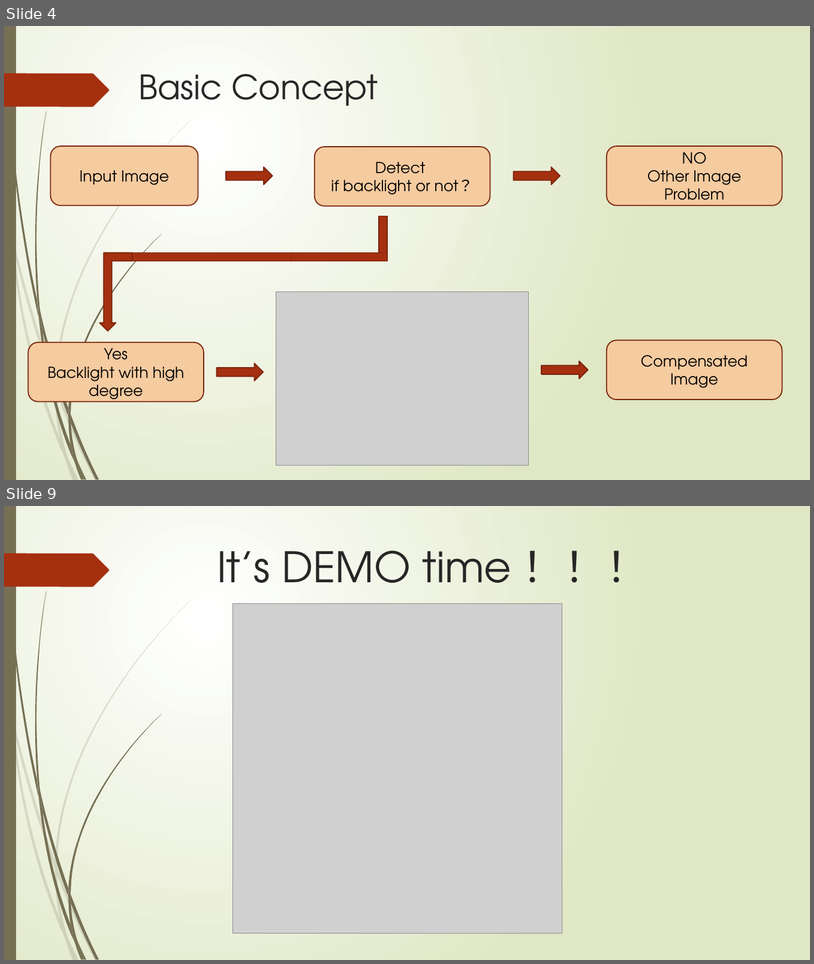
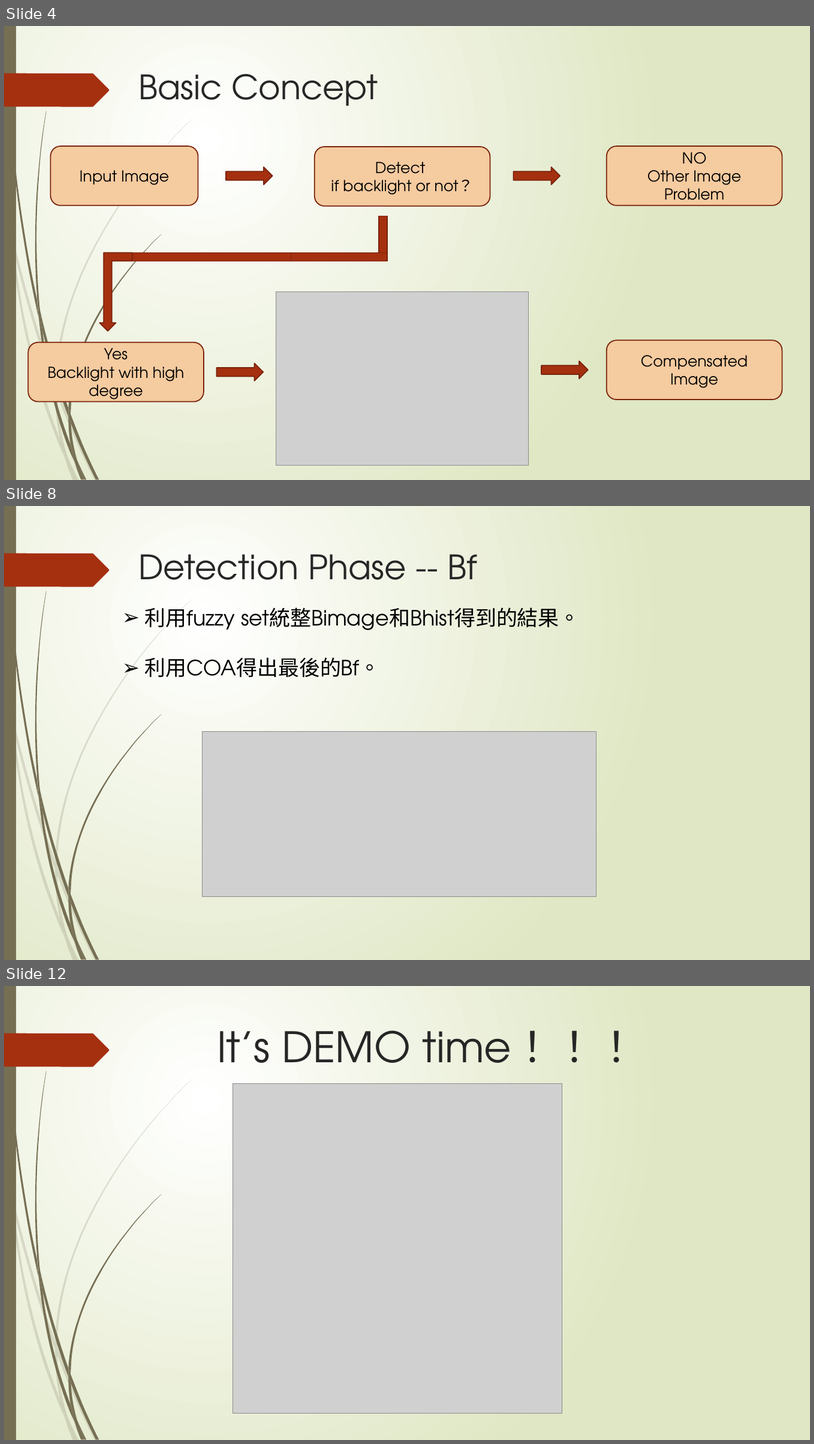
Before and after one commit to tedio85/Image-Processing-Final, a slide deck: DIP – Final Project.pptx. Shown one above the other, each under a label of ours: slides 4 and 9 before the commit, slides 4, 8 and 12 after it; the slides between them are not shown. The pictures are 814x964 and 814x1444 pixels, drawn with LibreOffice and Linux fonts; fonts in the diff are those of the drawing; grey boxes stand for pictures. Boxes give left, top, right and bottom in pixels: in the first picture for what was removed or moved away, otherwise in the second. Text is boxed around its words. In the diff, an @@ line names an element or a change of style, - is before the commit and + after.

```diff
--- a/DIP – Final Project.pptx
+++ b/DIP – Final Project.pptx
@@ slide 8 added at (x1=4, y1=506, x2=810, y2=960), background gradient #FFFFFF to #DFE8C4; not listed: 24 template elements that a slide beside it also shows @@
@@ text added at (x1=138, y1=554, x2=477, y2=580), 40 pt, text #262626 @@
+Detection Phase -- Bf
@@ text added at (x1=145, y1=607, x2=581, y2=677), 25 pt, text #000000 @@
+➢ 利用fuzzy set統整Bimage和Bhist得到的結果。
+➢ 利用COA得出最後的Bf。
@@ picture added at (x1=203, y1=732, x2=597, y2=897) @@
@@ what was slide 9 is now slide 12 @@
```
Also in this commit, not shown: 4 slides changed, 3 other slides added, 4 other files.
